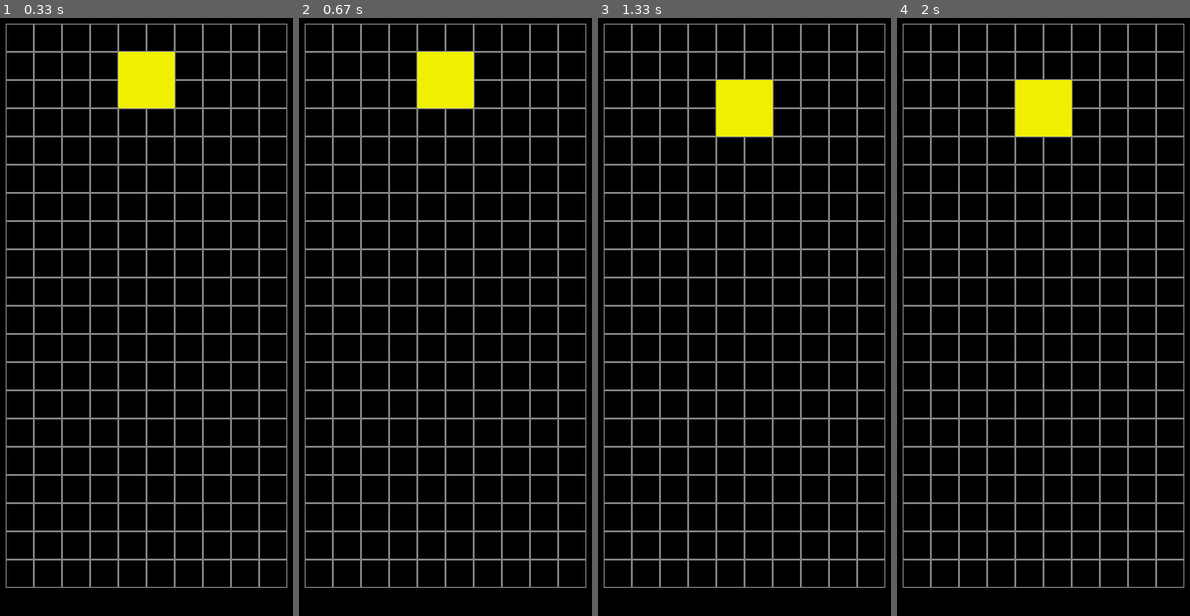
Above: before the commit, frames 1-4 (left to right).
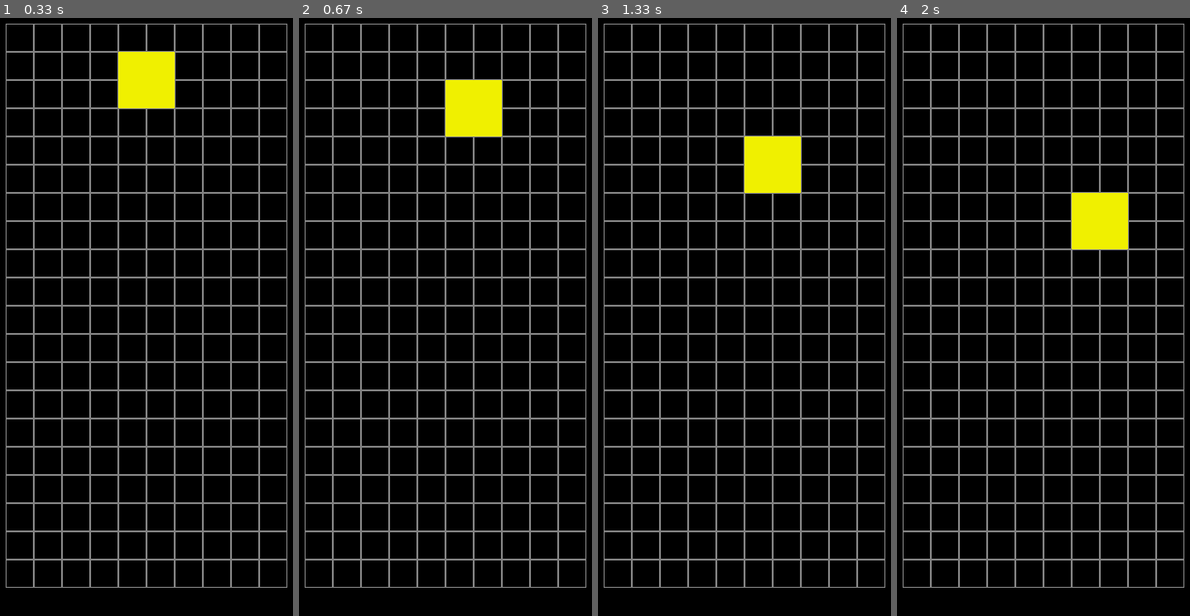
Above: after the commit, the same moments.

Repository: dawidduraj/pygame-tetris
Game: pygame game, started from game.py
The game is run twice, just before and just after one commit, with the same random seed, the same clock (stepped at 60 frames per second) and the same inputs.
Inputs:
- Up to frame 1 (0.33 s): no input
- Up to frame 2 (0.67 s): hold Right from 0.33 s (still down)
- Up to frame 3 (1.33 s): release Right at 0.8 s; hold Up from 0.83 s (still down)
- Up to frame 4 (2 s): release Up at 1.33 s; hold Right from 1.37 s (still down)

Frame 1 is identical in both runs. In frame 2, 2.7% of the frame differs, in the area x 40-70%, y 5-20%; in frame 3, 3.6%, in the area x 40-70%, y 10-30%; in frame 4, 3.6%.

Commit message:
Add Tetromino movement and rotation

Diff:
--- a/game.py
+++ b/game.py
@@ -68,14 +68,17 @@
     def spawnTetromino(self):
             self.tetromino = Tetromino(3,0)
 
-    def Fall(self):
+    def fall(self):
         self.tetromino.y += 1
+
+    def moveX(self,dir):
+        self.tetromino.x += dir
 
 # variables/constants
 WIDTH = 600
 HEIGHT = 660
 CELLSIZE = 30
-FPS = 1
+FPS = 3
 COLORS = {
     "BACKGROUND": (0,0,0),
     "GRID": (128,128,128),
@@ -130,10 +133,20 @@
 # game loop
 while not gameover:
     if game.state == "start":
-        game.Fall()
+        game.fall()
     for event in pygame.event.get():
+
         if event.type == pygame.QUIT:
             gameover = True
+
+        if event.type == pygame.KEYDOWN:
+            if event.key == pygame.K_RIGHT:
+                game.moveX(1)
+            if event.key == pygame.K_LEFT:
+                game.moveX(-1)
+            if event.key == pygame.K_UP:
+                game.tetromino.rotate()
+
 
     window.fill(COLORS["BACKGROUND"])
     drawGrid()
